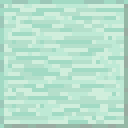
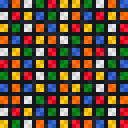
Layers edited between the first and the second w=128, h=128 image:
added layer "Layer 6" above "Layer 5" over [8, 8, 48, 48]
added layer "Layer 5" above "Rectangle 1" over [0, 0, 128, 128]
hid "gunmetal base copy 2" over [0, 0, 128, 128]
